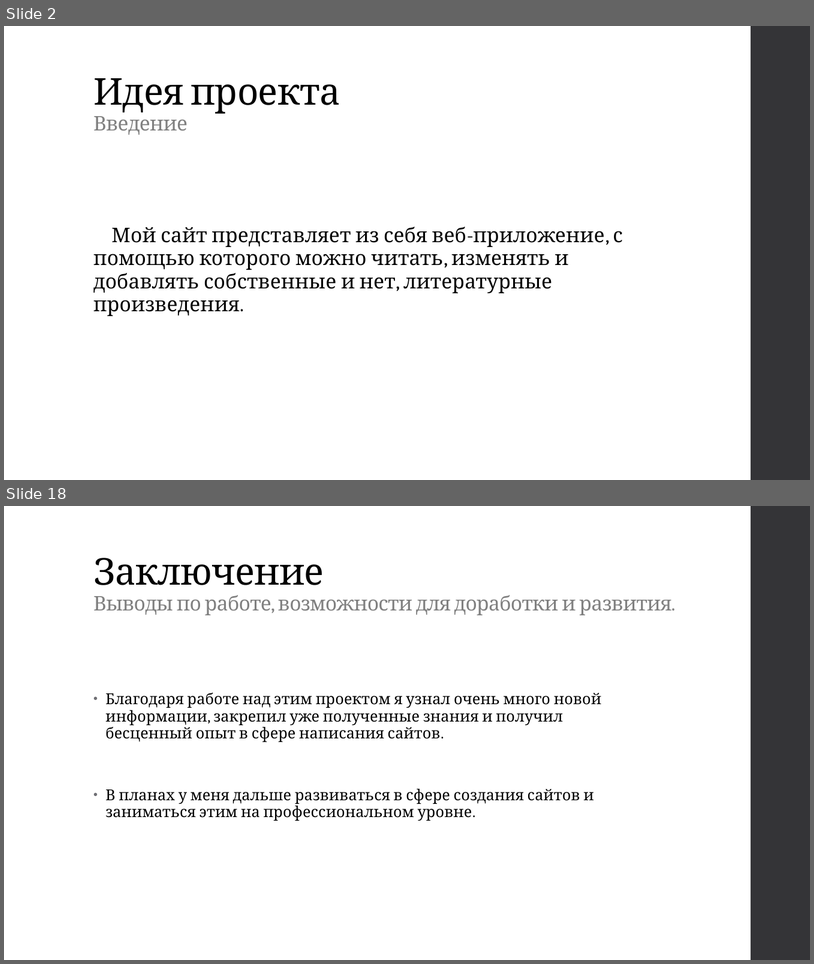
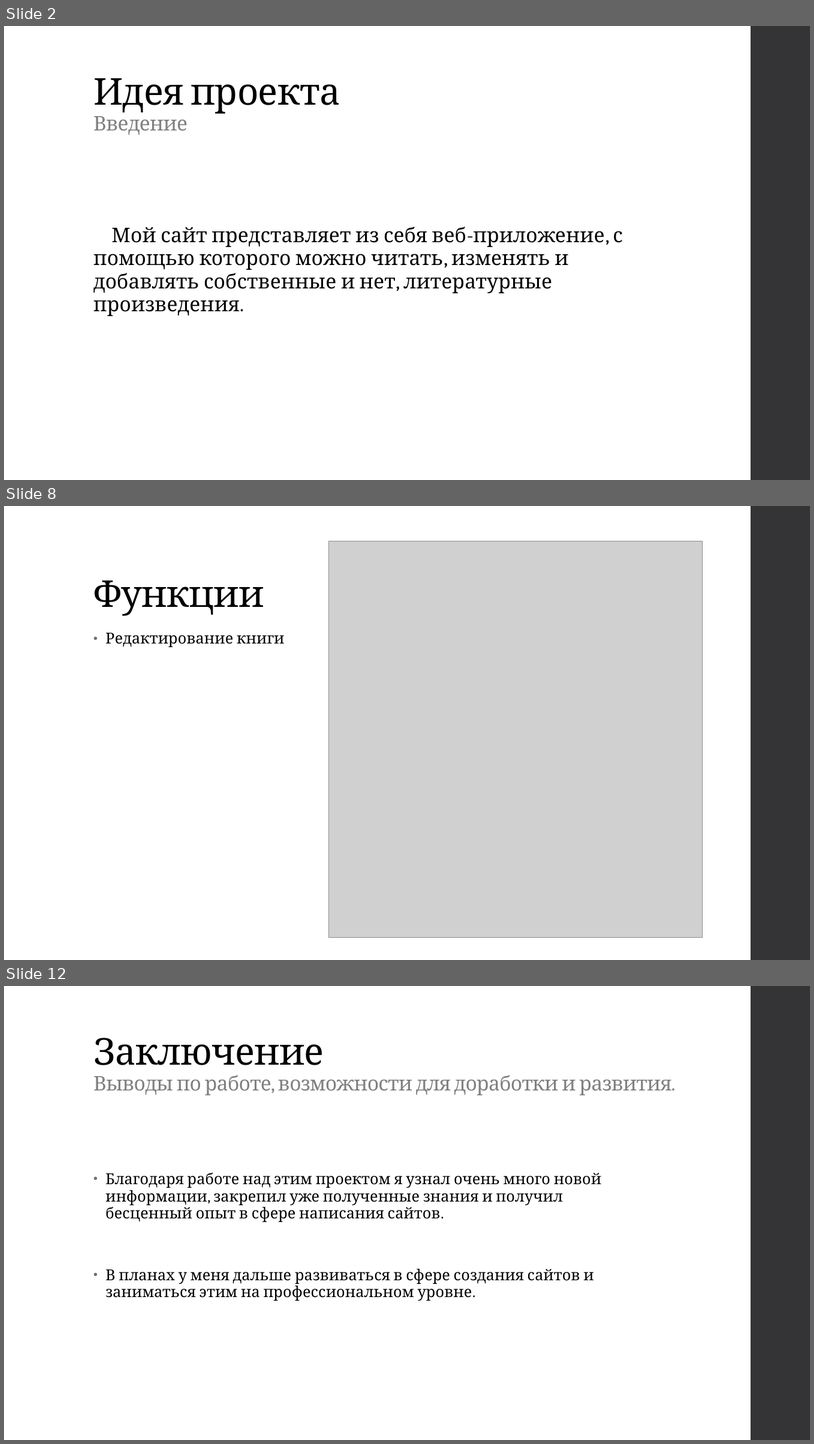
Before and after one commit to Woolfer0097/WEB-lessons, a slide deck: Проект-Волчья_библиотека/description(Презентация + Пояснительная записка)/Волчья библиотека.pptx. Shown one above the other, each under a label of ours: slides 2 and 18 before the commit, slides 2, 8 and 12 after it; the slides between them are not shown. The pictures are 814x964 and 814x1444 pixels, drawn with LibreOffice and Linux fonts; fonts in the diff are those of the drawing; grey boxes stand for pictures. Boxes give left, top, right and bottom in pixels: in the first picture for what was removed or moved away, otherwise in the second. Text is boxed around its words. In the diff, an @@ line names an element or a change of style, - is before the commit and + after.

```diff
--- a/Проект-Волчья_библиотека/description(Презентация + Пояснительная записка)/Волчья библиотека.pptx
+++ b/Проект-Волчья_библиотека/description(Презентация + Пояснительная записка)/Волчья библиотека.pptx
@@ slide 8 added at [4, 506, 810, 960], background #FFFFFF; not listed: 1 template element that a slide beside it also shows @@
@@ picture added at [329, 541, 704, 937] @@
@@ title added at [93, 580, 264, 616], 44 pt, text #000000 @@
+Функции
@@ text added at [105, 633, 285, 647], 18 pt, text #000000 @@
+• Редактирование книги
@@ what was slide 18 is now slide 12 @@
```
Also in this commit, not shown: 1 slide changed, 7 other slides added, 14 slides removed, 8 other files.
